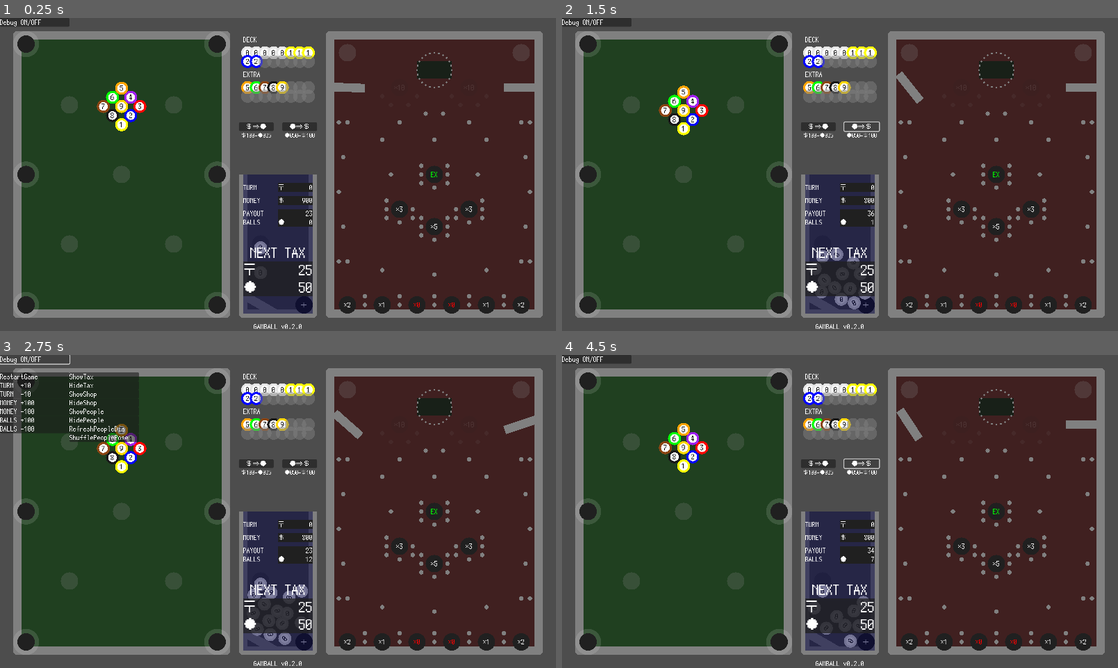
Above: before the commit, frames 1-4 (two rows, left to right).
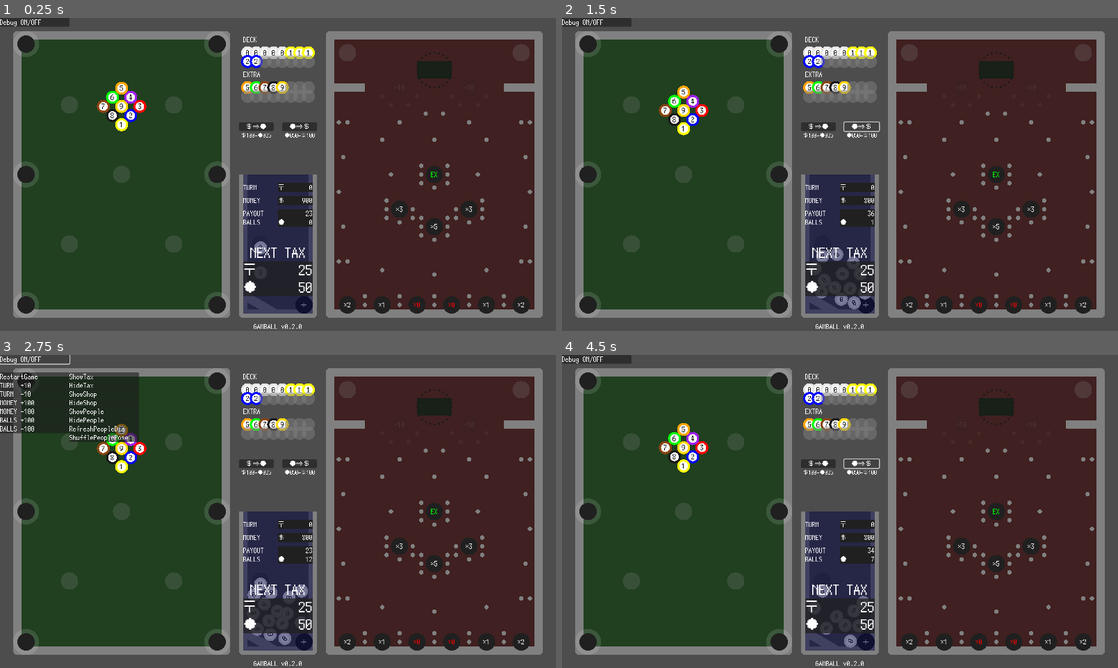
Above: after the commit, the same moments.

Repository: kamikoloss/gamball
Game: Godot game, scene res://scenes/game.tscn
Same seed, same stepped clock (60 frames per second), same inputs: the game is played once before the commit and once after it.
Inputs:
- Up to frame 1 (0.25 s): no input
- Up to frame 2 (1.5 s): click "＄⇒●" at 0.5 s; click "●⇒＄" at 1.25 s
- Up to frame 3 (2.75 s): click "Debug ON/OFF" at 2 s
- Up to frame 4 (4.5 s): click "RestartGame" at 2.75 s; click "＄⇒●" at 3.5 s; click "●⇒＄" at 4.25 s

The runs differ from the first frame. In frame 1, less than 0.1% of the frame differs, in the area x 60-82%, y 10-24%; in frame 2, 0.2%; in frame 3, 0.3%, in the area x 60-97%, y 10-27%; in frame 4, 0.3%.
Error after the commit: Invalid access to property or key 'pressed' on a base object of type 'Nil'. (res://scripts/game_ui_debug.gd:64)

Commit message:
パチンコの抽選ランプを実装した (途中)

Diff:
--- a/scripts/game_ui_debug.gd
+++ b/scripts/game_ui_debug.gd
@@ -3,6 +3,9 @@
 
 
 @export var _game: Game
+@export var _billards: Billiards
+@export var _pachinko: Pachinko
+@export var _stack: Stack
 @export var _game_ui: GameUi
 @export var _bunny: Bunny
 
@@ -25,6 +28,8 @@
 @export var _hide_people_button: Button
 @export var _refresh_people_dialogue_button: Button
 @export var _shuffle_people_pose_button: Button
+
+@export var _pachinko_start_lamps_button: Button
 
 
 var _dialogue_sample_list = [
@@ -55,3 +60,5 @@
 	_hide_people_button.pressed.connect(func(): _game_ui.hide_people_window())
 	_refresh_people_dialogue_button.pressed.connect(func(): _game_ui.refresh_dialogue_label(_dialogue_sample_list.pick_random()))
 	_shuffle_people_pose_button.pressed.connect(func(): _bunny.shuffle_pose())
+
+	_pachinko_start_lamps_button.pressed.connect(func(): _pachinko.start_rusn_lamps())
--- a/scripts/lamp.gd
+++ b/scripts/lamp.gd
@@ -4,25 +4,24 @@
 
 # ランプの発光色の種類
 enum LightColor {
-	OFF,
-	OFF_GREEN,
-	WHITE,
-	RED,
-	GREEN,
+	DEFAULT_OFF, DEFAULT_ON,
+	GREEN_OFF, GREEN_ON,
 }
 
 
 # ランプの発光色 { LightColor: Color }
 const LIGHT_COLORS = {
-	LightColor.OFF: Color(0.5, 0.5, 0.5),
-	LightColor.OFF_GREEN: Color(0.5, 1, 0.5),
-	LightColor.WHITE: Color.WHITE,
-	LightColor.RED: Color.RED,
-	LightColor.GREEN: Color.GREEN,
+	LightColor.DEFAULT_OFF: Color(0.1, 0.1, 0.1),
+	LightColor.DEFAULT_ON: Color(1, 1, 1),
+	LightColor.GREEN_OFF: Color(0, 0.5, 0),
+	LightColor.GREEN_ON: Color(0, 1, 0),
 }
 
 
 @export var _texture: TextureRect
+
+var _on_color: LightColor = LightColor.DEFAULT_ON # 点灯時の色
+var _off_color: LightColor = LightColor.DEFAULT_OFF # 消灯時の色
 
 
 func _ready() -> void:
@@ -31,13 +30,19 @@
 
 # ランプを点灯する
 func enable() -> void:
-	change_light_color(LightColor.WHITE)
+	_change_light_color(_on_color)
 
 # ランプを消灯する
 func disable() -> void:
-	change_light_color(LightColor.OFF)
+	_change_light_color(_off_color)
 
 
-# ランプの点灯色を変更する
-func change_light_color(color: LightColor) -> void:
+# ランプの 点灯色/消灯色 を設定する
+func set_light_colors(on_color: LightColor, off_color: LightColor) -> void:
+	_on_color = on_color
+	_off_color = off_color
+
+
+# ランプを 点灯/消灯 する
+func _change_light_color(color: LightColor) -> void:
 	_texture.self_modulate = LIGHT_COLORS[color]
--- a/scripts/pachinko.gd
+++ b/scripts/pachinko.gd
@@ -1,12 +1,22 @@
 class_name Pachinko
 extends Node2D
+
+
+enum TweenType {
+	RotatingWallA, # 回転床 A
+	RotatingWallB, # 回転床 B
+	RushLamp, # ラッシュ用ランプ
+}
+
+
+const WALL_ROTATION_DURATION = 2.0
 
 
 # Node
 @export var _spawn_position_a: Node2D
 @export var _spawn_position_b: Node2D
-@export var _wall_a: Node2D
-@export var _wall_b: Node2D
+@export var _rotating_wall_a: Node2D
+@export var _rotating_wall_b: Node2D
 @export var _rush_devices: Node2D
 
 # UI
@@ -15,12 +25,18 @@
 @export var _rush_label_b: Label
 
 
-var _tween_duration: float = 2.0
+# { TweenType: Tween, ... }
+var _tweens: Dictionary = {}
+
+var _rush_probability_bottom = 24 # 確率 分母
+var _rush_start_probability_top = 2 # 初当たり確率 分子
+var _rush_continue_probability_top = 16 # Rush 継続率 分子
 
 
 func _ready() -> void:
 	disable_rush_devices()
-	_start_rotation_wall()
+	disable_rush_lamps()
+	_start_rotating_wall()
 
 
 # 盤面上に Ball を移動する
@@ -36,7 +52,7 @@
 	ball.apply_impulse(spawn_impulse)
 
 
-# ラッシュを装置を有効化する
+# ラッシュ装置を有効化する
 func enable_rush_devices() -> void:
 	for device in _rush_devices.get_children():
 		if device is Hole:
@@ -55,16 +71,73 @@
 	_rush_label_b.text = ""
 
 
+func set_rush_lamps(probability_top: int) -> void:
+	pass
+
+
+# ランプの抽選結果の点灯を開始する
+# TODO: 抽選部分を切り出す
+func start_rusn_lamps() -> int:
+	var index_from = 0
+	var index_step = 0
+	var index_to = 0
+	var duration = 0.0
+	var lamp_size = _rush_probability_bottom # NOTE: ランプ数との兼ね合い取れる？
+
+	var tween = _get_tween(TweenType.RushLamp)
+	tween.set_parallel(true)
+
+	# 最初の早い周回点灯
+	index_from = randi_range(0, lamp_size)
+	index_step = lamp_size * randi_range(1, 4) + randi_range(0, lamp_size)
+	index_to = index_from + index_step
+	duration = index_step * 0.02 # TODO: const?
+	tween.set_trans(Tween.TRANS_LINEAR)
+	tween.tween_method(func(v): disable_rush_lamps(), 0, 0, duration)
+	tween.tween_method(func(v): enable_rush_lamp(v % lamp_size), index_from, index_to, duration)
+
+	# 止まる前のゆっくり点灯 (だんだん遅くなる)
+	tween.chain()
+	tween.set_trans(Tween.TRANS_SINE).set_ease(Tween.EASE_OUT)
+	index_from = index_to # 前の終わり
+	index_step = randi_range(0, lamp_size)
+	index_to = index_from + index_step
+	duration = index_step * 0.2 # TODO: const?
+	tween.tween_method(func(v): disable_rush_lamps(), 0, 0, duration)
+	tween.tween_method(func(v): enable_rush_lamp(v % lamp_size), index_from, index_to, duration)
+
+	return index_to % lamp_size
+
+
+# 特定のランプを点灯させる
+func enable_rush_lamp(index: int) -> void:
+	var maybe_lamp = _rush_lamps.get_children()[index]
+	if maybe_lamp is Lamp:
+		maybe_lamp.enable()
+
+# すべてのランプを消灯する
+func disable_rush_lamps() -> void:
+	for maybe_lamp in _rush_lamps.get_children():
+		if maybe_lamp is Lamp:
+			maybe_lamp.disable()
+
+
 # 回転床の動作を開始する
-func _start_rotation_wall() -> void:
+func _start_rotating_wall() -> void:
 	var wall_settings = [
-		{ "obj": _wall_a, "deg1": 60, "deg2": 0 },
-		{ "obj": _wall_b, "deg1": 0, "deg2": -60 },
+		{ "type": TweenType.RotatingWallA, "obj": _rotating_wall_a, "deg1": 60, "deg2": 0 },
+		{ "type": TweenType.RotatingWallB, "obj": _rotating_wall_b, "deg1": 0, "deg2": -60 },
 	]
 	for setting in wall_settings:
-		var tween = create_tween()
+		var tween = _get_tween(setting["type"])
 		tween.set_trans(Tween.TRANS_SINE).set_ease(Tween.EASE_IN_OUT)
 		tween.set_loops()
-		tween.tween_property(setting["obj"], "rotation_degrees", setting["deg1"], _tween_duration)
-		tween.chain()
-		tween.tween_property(setting["obj"], "rotation_degrees", setting["deg2"], _tween_duration)
+		tween.tween_property(setting["obj"], "rotation_degrees", setting["deg1"], WALL_ROTATION_DURATION)
+		tween.tween_property(setting["obj"], "rotation_degrees", setting["deg2"], WALL_ROTATION_DURATION)
+
+
+func _get_tween(type: TweenType) -> Tween:
+	if _tweens.has(type):
+		_tweens[type].kill()
+	_tweens[type] = create_tween()
+	return _tweens[type]
